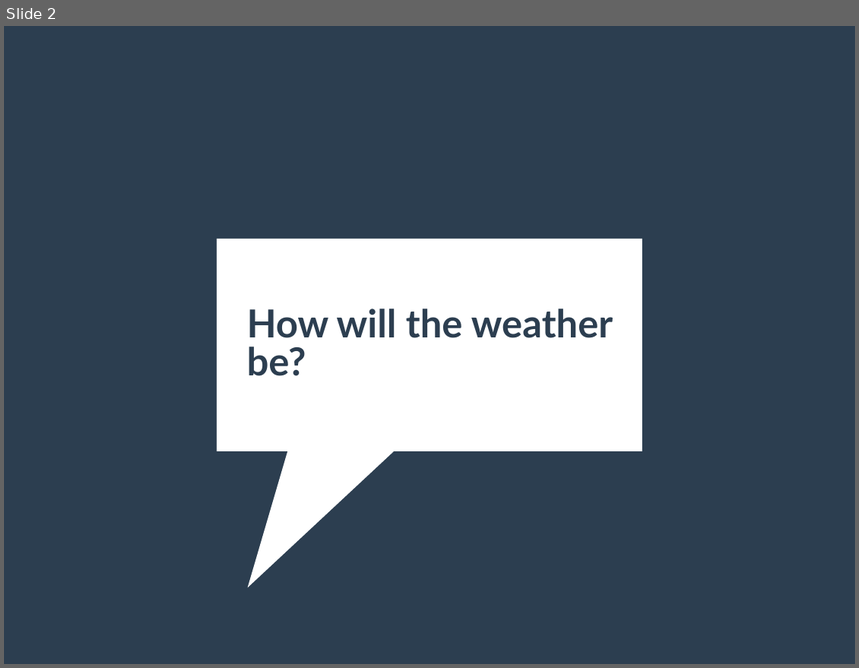
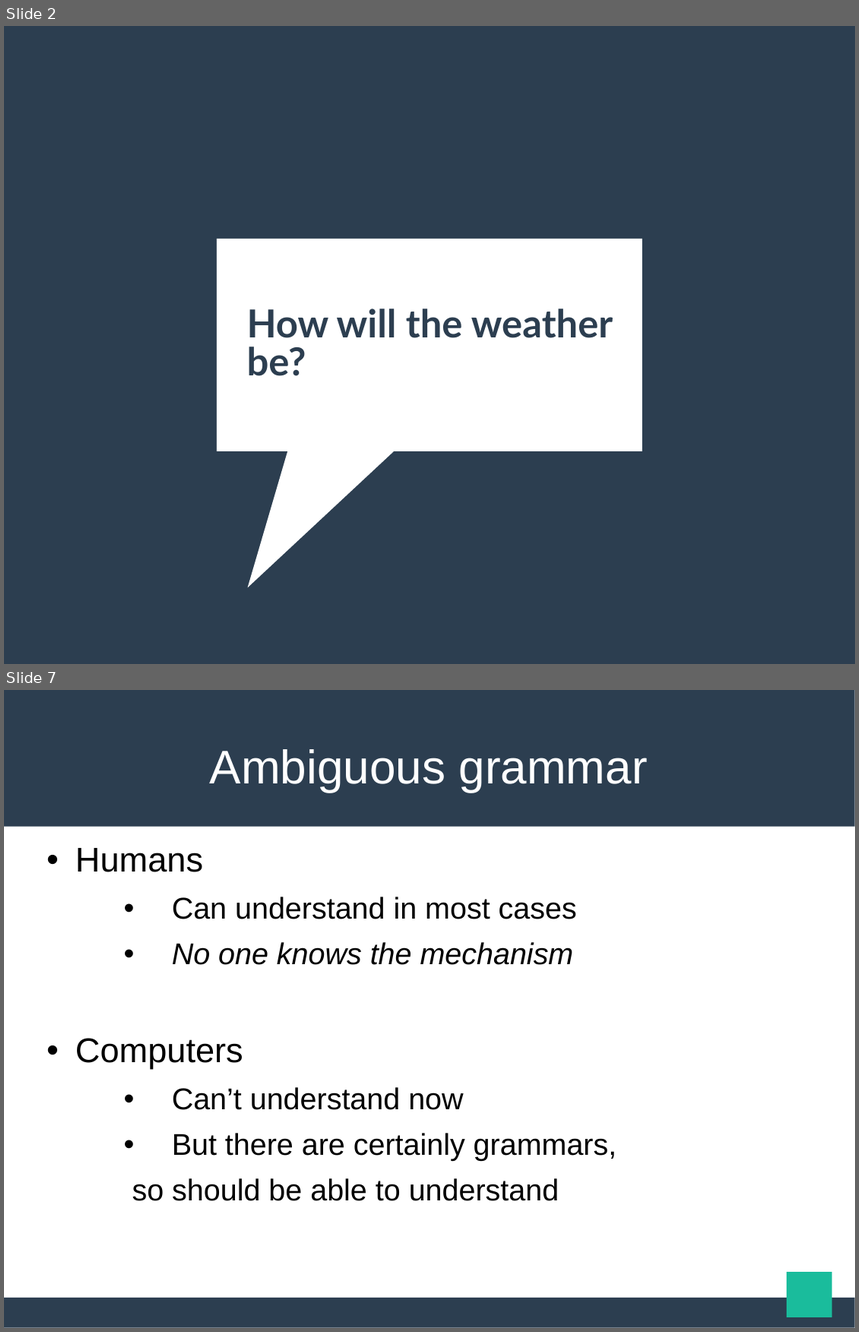
Before and after one commit to maekawatoshiki/neural-machine-translation-demo, a slide deck: NY_slide.ppt. Shown one above the other, each under a label of ours: slide 2 before the commit, slides 2 and 7 after it; the slides between them are not shown. The pictures are 859x668 and 859x1332 pixels, drawn with LibreOffice and Linux fonts; fonts in the diff are those of the drawing. Boxes give left, top, right and bottom in pixels: in the first picture for what was removed or moved away, otherwise in the second. Text is boxed around its words. In the diff, an @@ line names an element or a change of style, - is before the commit and + after.

```diff
--- a/NY_slide.ppt
+++ b/NY_slide.ppt
@@ slide 7 added at bbox=[4, 690, 855, 1328], background #FFFFFF @@
@@ rectangle added at bbox=[4, 690, 855, 827], fill #2C3E50 @@
@@ title added at bbox=[210, 749, 648, 793], 44 pt, text #FFFFFF @@
+Ambiguous grammar
@@ text added at bbox=[75, 848, 617, 1201], 28 pt, text #000000 @@
+• Humans
+  • Can understand in most cases
+  • No one knows the mechanism
+• Computers
+  • Can’t understand now
+  • But there are certainly grammars,
+  so should be able to understand
@@ rectangle added at bbox=[788, 1272, 833, 1318], fill #1ABC9C @@
@@ rectangle added at bbox=[4, 1298, 855, 1328], fill #2C3E50 @@
```
Also in this commit, not shown: 3 slides changed, 2 other slides added.
